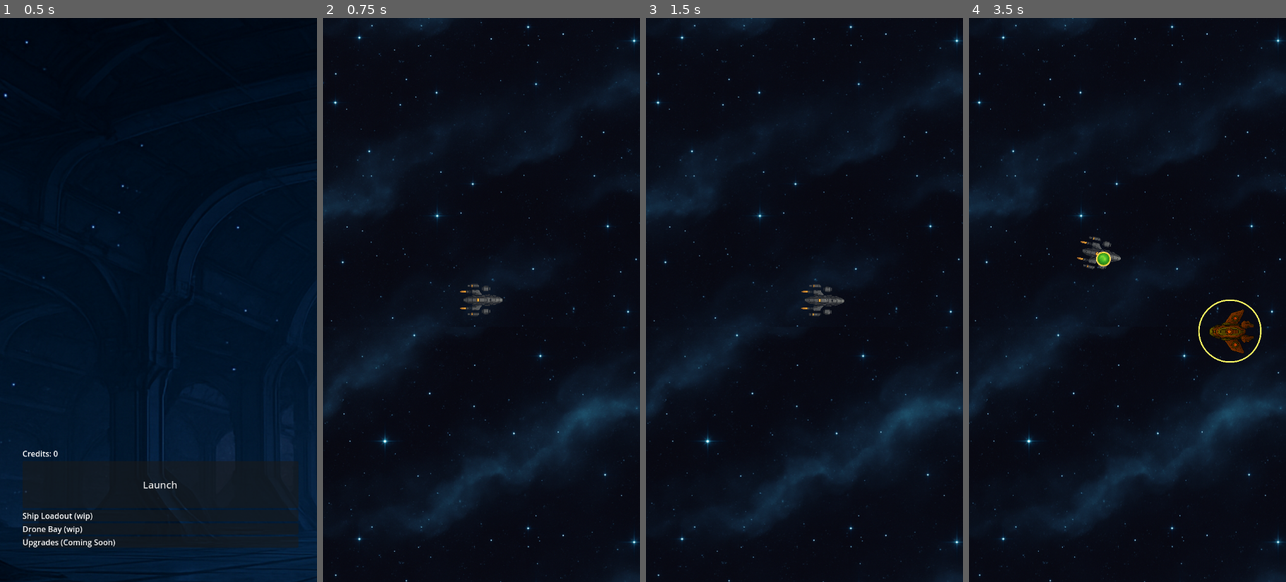
Above: before the commit, frames 1-4 (left to right).
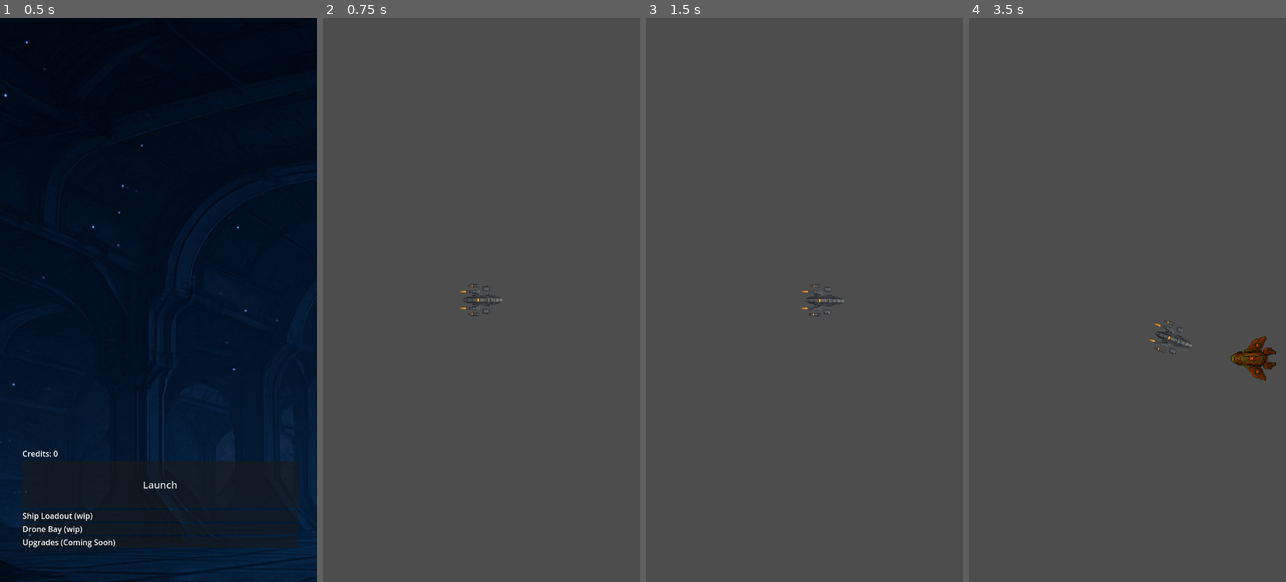
Above: after the commit, the same moments.

Repository: samjhill/echo-sector
Game: Godot game, scene res://hangar.tscn
Same seed, same stepped clock (60 frames per second), same inputs: the game is played once before the commit and once after it.
Inputs (mouse positions are in pixels of both pictures, inside the frame that each line leads up to):
- Up to frame 1 (0.5 s): no input
- Up to frame 2 (0.75 s): click "Launch" at 0.5 s
- Up to frame 3 (1.5 s): tap Enter at 1.25 s; move the mouse to (874, 271) at 1.27 s; hold Right (ui_right) from 1.28 s (still down); click (874, 271) at 1.42 s
- Up to frame 4 (3.5 s): move the mouse to (1064, 328) at 2.02 s; release Right (ui_right) at 2.03 s; hold Down (ui_down) 2.03-2.78 s; click (1064, 328) at 2.17 s; move the mouse to (1270, 350) at 2.77 s; hold Right (ui_right) from 2.78 s (still down); click (1270, 350) at 2.92 s

Frame 1 is identical in both runs. In frame 2, 100% of the frame differs, in the area x 0-100%, y 0-100%; in frame 3, 100%; in frame 4, 100%.

Commit message:
disable background for now

Diff:
--- a/node_2d.tscn
+++ b/node_2d.tscn
@@ -27,6 +27,7 @@
 exit_gate_scene = ExtResource("6_kdubu")
 
 [node name="ParallaxBackground" type="ParallaxBackground" parent="."]
+visible = false
 
 [node name="ParallaxLayer" type="ParallaxLayer" parent="ParallaxBackground"]
 motion_scale = Vector2(0.3, 0.3)
--- a/player.gd
+++ b/player.gd
@@ -1,4 +1,5 @@
 extends CharacterBody2D
+
 @export var projectile_scene: PackedScene
 @export var speed: float = 300.0
 @export var fire_interval: float = 0.5
@@ -14,7 +15,6 @@
 var orbiting := false
 var orbit_angle := 0.0
 
-
 var current_target: Node2D = null
 var fire_timer: float = 0.0
 
@@ -24,25 +24,28 @@
 
 func _input(event):
 	if event is InputEventScreenTouch and event.pressed:
-		target_position = event.position
-		moving_to_target = true
+		_set_target(event.position)
 	elif event is InputEventMouseButton and event.pressed:
-		target_position = event.position
-		moving_to_target = true
-
+		_set_target(event.position)
 
 func _set_target(pos: Vector2):
 	target_position = pos
 	moving_to_target = true
-	orbiting = false
-	orbit_angle = 0.0
+
+	if current_target:
+		# If we have a valid enemy target, orbit it
+		orbiting = true
+		orbit_angle = (global_position - current_target.global_position).angle()
+	else:
+		# Otherwise just move normally
+		orbiting = false
 
 func _physics_process(delta):
-	if orbiting:
+	if orbiting and current_target and is_instance_valid(current_target):
 		camera.enabled = false  # Freeze camera
 		orbit_angle += orbit_speed * delta
 		var orbit_offset = Vector2(cos(orbit_angle), sin(orbit_angle)) * orbit_radius
-		var desired_position = target_position + orbit_offset
+		var desired_position = current_target.global_position + orbit_offset
 		var direction = (desired_position - global_position)
 
 		if direction.length() > 1.0:
@@ -52,22 +55,19 @@
 		else:
 			velocity = Vector2.ZERO
 
-
-
 	elif moving_to_target:
 		var direction = target_position - global_position
 		var distance = direction.length()
 
-		if distance > orbit_radius * 0.9:
+		if distance > 5.0:
 			direction = direction.normalized()
 			rotation = lerp_angle(rotation, direction.angle(), rotation_speed * delta)
 			velocity = direction * move_speed
 		else:
 			moving_to_target = false
-			orbiting = true
-			orbit_angle = (global_position - target_position).angle()
+			velocity = Vector2.ZERO
 	else:
-		camera.enabled = true  # unfreeze camera
+		camera.enabled = true  # Unfreeze camera
 		var input_vector = Vector2(
 			Input.get_action_strength("ui_right") - Input.get_action_strength("ui_left"),
 			Input.get_action_strength("ui_down") - Input.get_action_strength("ui_up")
@@ -78,7 +78,6 @@
 			velocity = Vector2.ZERO
 
 	move_and_slide()
-
 
 func _process(delta):
 	if current_target and is_instance_valid(current_target):
@@ -105,8 +104,10 @@
 
 	if current_target == target:
 		current_target = null  # Unlock if tapped again
+		orbiting = false
 	else:
 		current_target = target
 		fire_timer = 0.0  # Reset cooldown
 		if current_target.has_method("set_locked"):
 			current_target.set_locked(true)
+		_set_target(target.global_position)
Not shown, changed: index.html
Not shown, changed: index.pck
